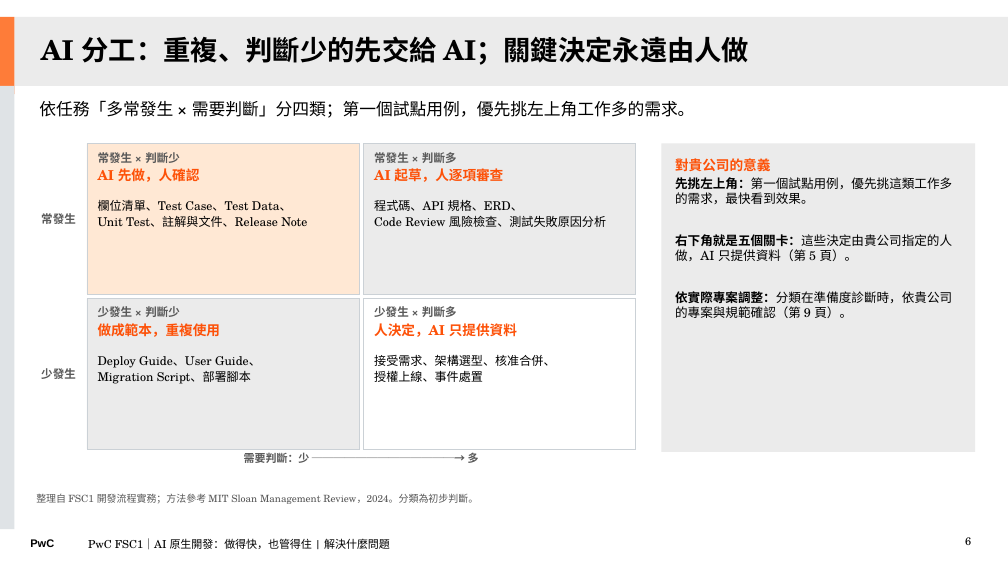
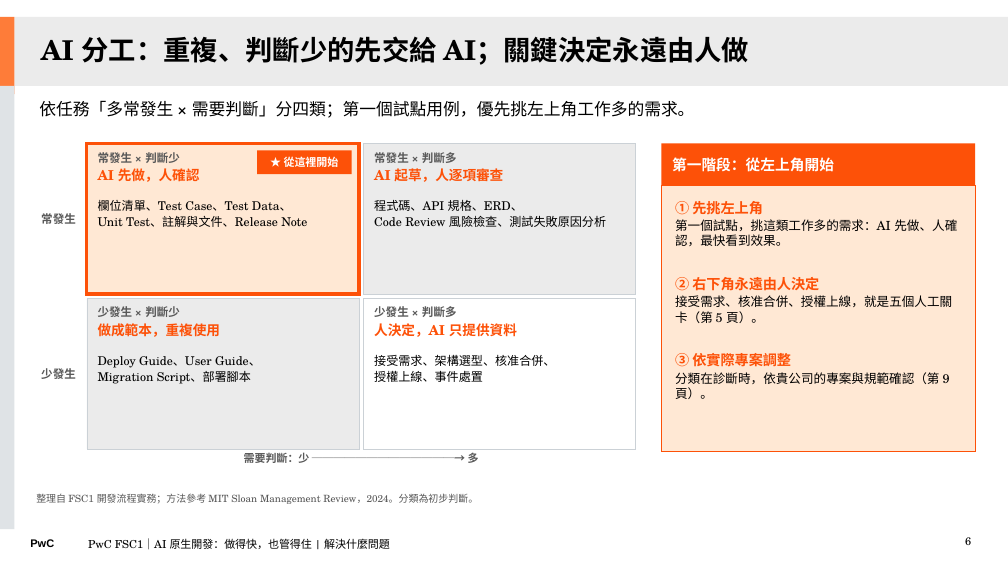
Before and after one commit to Robshao/PwC_FSC1, a slide deck: slide 6 of research/ai-native-sdlc/AI原生開發_做得快也管得住_第一次會議版.pptx. Drawn at 1008x567 pixels with LibreOffice and Linux fonts; fonts in the diff are those of the drawing. Boxes give left, top, right and bottom in pixels: in the first picture for what was removed or moved away, otherwise in the second. Text is boxed around its words. In the diff, an @@ line names an element or a change of style, - is before the commit and + after.

```diff
--- a/research/ai-native-sdlc/AI原生開發_做得快也管得住_第一次會議版.pptx
+++ b/research/ai-native-sdlc/AI原生開發_做得快也管得住_第一次會議版.pptx
@@ rectangle at [87, 144, 359, 294]: outline #CBD1D6 0.75 pt to #FD5108 3 pt @@
@@ rectangle added at [662, 144, 975, 186], fill #FD5108, 14 pt, text #FFFFFF, bold @@
+第一階段：從左上角開始
@@ rectangle added at [257, 150, 352, 175], fill #FD5108, 10.5 pt, text #FFFFFF, bold @@
+★ 從這裡開始
@@ rectangle "① 先挑左上角": place and size @@
-rectangle "① 先挑左上角" at [662, 144, 975, 452]
+rectangle "① 先挑左上角" at [662, 185, 975, 451]
@@ rectangle "① 先挑左上角" at [662, 185, 975, 451]: fill #EBEBEB to #FFE8D4; outline none to #FD5108 0.75 pt @@
@@ text in rectangle at [675, 201, 957, 399]: text changed @@
-對貴公司的意義
-先挑左上角：第一個試點用例，優先挑這類工作多的需求，最快看到效果。
-右下角就是五個關卡：這些決定由貴公司指定的人做，AI 只提供資料（第 5 頁）。
-依實際專案調整：分類在準備度診斷時，依貴公司的專案與規範確認（第 9 頁）。
+① 先挑左上角
+第一個試點，挑這類工作多的需求：AI 先做、人確認，最快看到效果。
+② 右下角永遠由人決定
+接受需求、核准合併、授權上線，就是五個人工關卡（第 5 頁）。
+③ 依實際專案調整
+分類在診斷時，依貴公司的專案與規範確認（第 9 頁）。
```
Also in this commit, not shown: 7 other slides changed, 7 other files.
